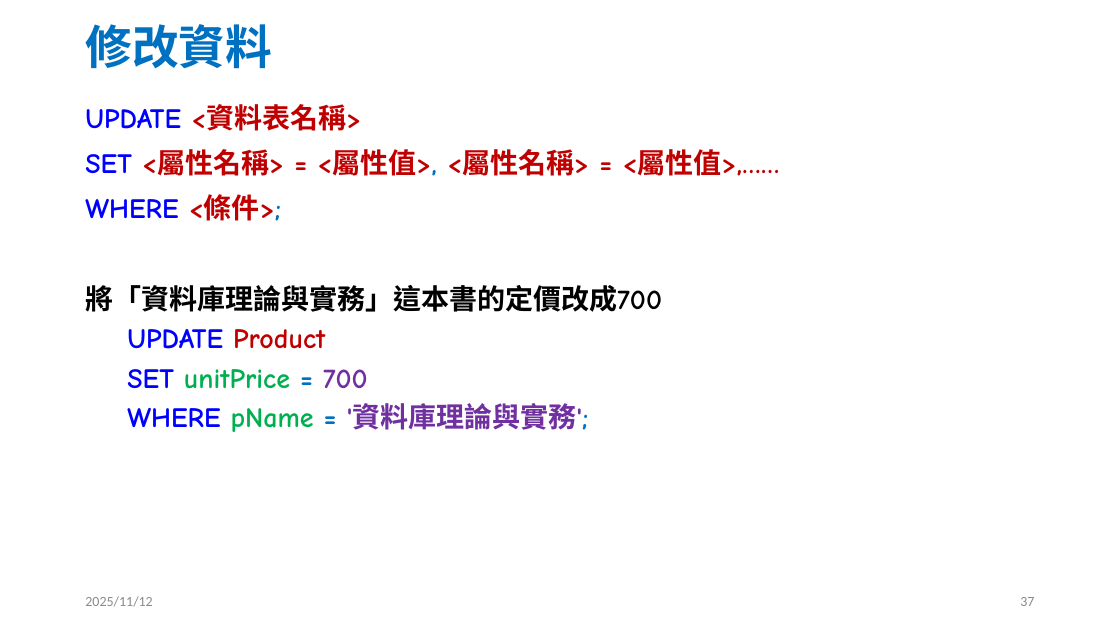
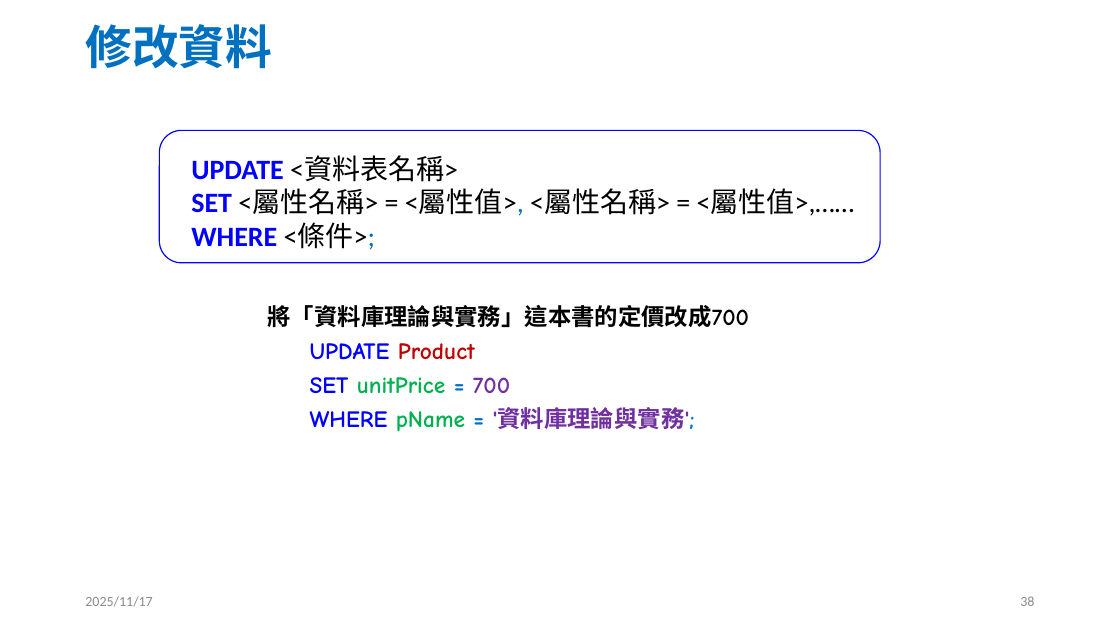
Before and after one commit to jc7qx/2025DB, a slide deck: slide 38 of slides/w10SQL1.pptx (slide 37 before the commit). Drawn at 1120x630 pixels with LibreOffice and Linux fonts; fonts in the diff are those of the drawing. Boxes give left, top, right and bottom in pixels: in the first picture for what was removed or moved away, otherwise in the second. Text is boxed around its words. In the diff, an @@ line names an element or a change of style, - is before the commit and + after.

```diff
--- a/slides/w10SQL1.pptx
+++ b/slides/w10SQL1.pptx
@@ text at <box>85,104,779,221</box>: paragraphs removed @@
-UPDATE <資料表名稱>
-SET <屬性名稱> = <屬性值>, <屬性名稱> = <屬性值>,……
-WHERE <條件>;
@@ rounded rectangle added at <box>160,130,881,263</box>, outline #0000FF 1 pt @@
@@ text added at <box>191,156,855,250</box>, 24 pt, text #000000 @@
+UPDATE <資料表名稱>
+SET <屬性名稱> = <屬性值>, <屬性名稱> = <屬性值>,……
+WHERE <條件>;
@@ text "將「資料庫理論與實務」這本書的定價改成700": place and size @@
-text "將「資料庫理論與實務」這本書的定價改成700" at <box>85,104,779,432</box>
+text "將「資料庫理論與實務」這本書的定價改成700" at <box>268,305,749,432</box>
@@ text "將「資料庫理論與實務」這本書的定價改成700" at <box>268,305,749,432</box>: size 24 to 20 pt @@
@@ text at <box>85,596,152,607</box>: text changed @@
-2025/11/12
+2025/11/17
@@ page number at <box>1020,596,1034,606</box>: text changed @@
-37
+38
```
Also in this commit, not shown: 38 other slides changed, 9 slides added, 19 slides removed, 3 other files.
